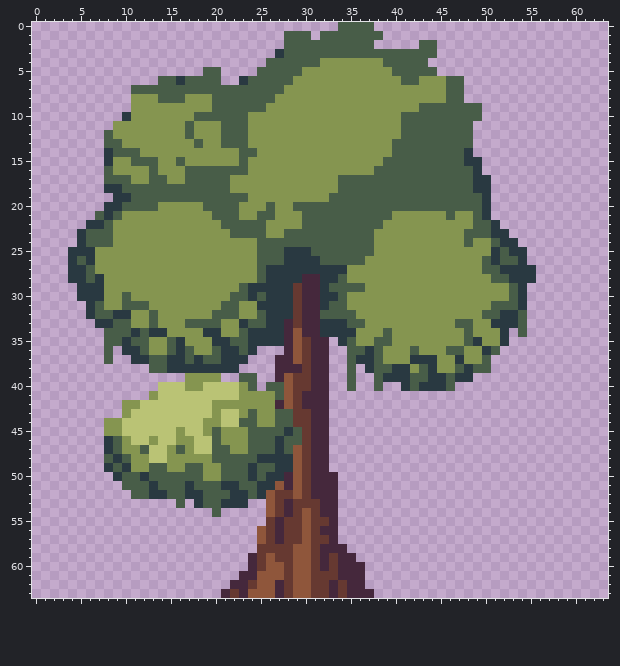
Edited in one commit: pixel-art file (readme_images/example2.aseprite). Above is the file before it was changed.
64x64 pixels, 1 frame.
The same view after the edit:
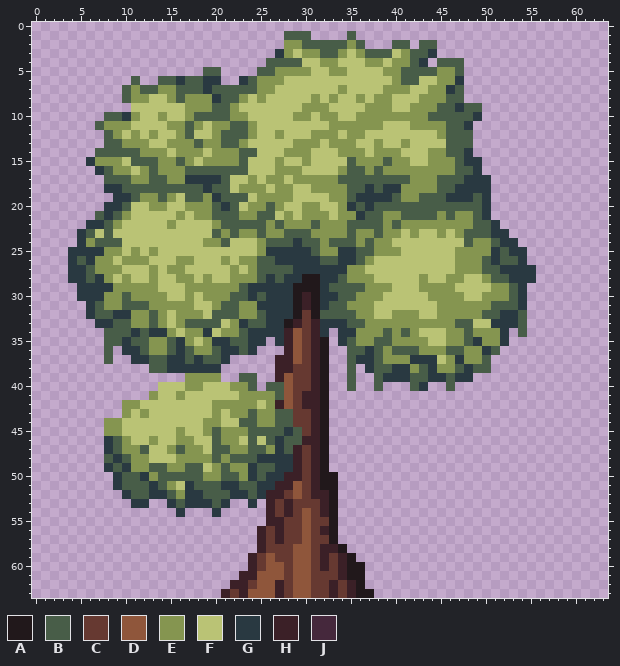
Palette (. is transparent): A #21181b  B #485d48  C #663931  D #8f563b  E #859550  F #bac375  G #293941  H #3b2027  J #45283c
What changed:
layer "trunk" added
layer "leaves" added
layer "Layer 1" removed
layer "Layer 2" removed
y 0: x 34..37 BBBB -> ....
y 1: x 32..34 BBB -> ...; x 36..38 BBB -> ...
y 2: x 28..29 BB -> EE; x 35 B -> E; x 37 B -> .; x 40..41 .. -> BB
y 3: x 28..31 BBBB -> EFEE; x 34..36 BBB -> EFE; x 40..41 BB -> FE; x 44 B -> G
y 4: x 30..31 BB -> FF; x 34..36 EEE -> FFF; x 39..41 BBB -> FEE; x 43 B -> G; x 45..47 ... -> BBB
y 5: x 27..29 BBB -> EEE; x 31..32 EE -> FF; x 35..38 EEEE -> FFFF; x 40 B -> E; x 45..47 ... -> EEB
y 6: x 11 . -> B; x 19..20 BB -> GG; x 25..39 BBBBEEEEEEEEEEE -> EEEFFFFFFFFFFFF; x 43..44 EE -> FF; x 46..47 BB -> EG
y 7: x 10..11 .B -> BE; x 14..15 BB -> EE; x 19 B -> G; x 25..33 BBBEEEEEE -> EEFFFFFFF; x 35..38 EEEE -> FFFF; x 42..43 EE -> FF; x 46 B -> G
y 8: x 10 . -> B; x 13..15 EBB -> FFE; x 20 B -> G; x 23..30 BBBBEEEE -> EFEFFFFF; x 32 E -> F; x 34..35 EE -> FF; x 37 E -> F; x 40..42 EEE -> FFF
y 9: x 11..16 EEEEEE -> FFFFFF; x 22..29 BBBBEEEE -> EFFFFFFF; x 33..36 EEEE -> FFFF; x 40..41 EE -> FF; x 43..44 BB -> EE; x 47 B -> G
y 10: x 8..9 .. -> BB; x 12..13 EE -> FF; x 15..16 EE -> FF; x 22..28 BBEEEEE -> EEFFFFF; x 31 E -> F; x 34..35 EE -> FF; x 41..43 BBB -> EEE; x 49 B -> G
y 11: x 7..8 .. -> BE; x 11..14 EEEE -> FFFF; x 19 E -> F; x 21 B -> E; x 25..32 EEEEEEEE -> FFFFFFFF; x 39..45 EEBBBBB -> FFFEEEE; x 48 B -> G
y 12: x 10 E -> F; x 12 E -> F; x 14..15 EE -> FF; x 18..19 EE -> FF; x 25..26 EE -> FF; x 28..30 EEE -> FFF; x 34 E -> F; x 37..45 EEEEBBBBB -> FFFFFFFFE
y 13: x 13..14 EE -> FF; x 23..28 BEEEEE -> EFFFFF; x 32 E -> F; x 36..37 EE -> FF; x 39..45 EBBBBBB -> FFEFFFF
y 14: x 7..8 .G -> BB; x 15 E -> F; x 19 E -> F; x 25..27 EEE -> FFF; x 31..33 EEE -> FFF; x 37 E -> F; x 40..45 BBBBBB -> EFFFEE
y 15: x 6..8 ..G -> GEE; x 10 E -> F; x 18 E -> F; x 24..26 EEE -> FFF; x 28..29 EE -> FF; x 31..35 EEEEE -> FFFFB; x 40..46 BBBBBBB -> EEFFEEE
y 16: x 7 . -> G; x 11 E -> F; x 24..26 EEE -> FFF; x 30..33 EEEE -> FFFF; x 35..36 EE -> BB; x 39..46 BBBBBBBB -> EEEEEEEE
y 17: x 17..20 BBBB -> GGGG; x 22..23 EE -> FF; x 25 E -> F; x 28 E -> F; x 42..44 BBB -> EEE; x 48 B -> G
y 18: x 19 B -> G; x 22 E -> F; x 26 E -> F; x 29..30 EE -> FF; x 34 B -> E; x 37 B -> G; x 39..44 BBBBBB -> GGEEEE; x 47..48 BB -> GG
y 19: x 12..13 BB -> EE; x 15..16 BB -> EF; x 19..20 BB -> EG; x 24 E -> F; x 29..34 EEEEBB -> FFFFEE; x 36..39 BBBB -> GGGG; x 41..42 BB -> EE; x 46..48 BBB -> GGG
y 20: x 11..13 BBB -> FFE; x 15..16 EE -> FF; x 19 B -> E; x 21 B -> G; x 23 E -> F; x 28..35 EBBBBBBB -> FFEEFFEG; x 37 B -> G
y 21: x 11..15 EEEEE -> FFFFF; x 17 E -> F; x 27 E -> F; x 29..36 EBBBBBBB -> FEEEFEEG; x 39 B -> E; x 41..44 EEEE -> BBBB
y 22: x 10..14 EEEEE -> FFFFF; x 16..19 EEEE -> FFFF; x 27 E -> B; x 30 B -> E; x 32..34 BBB -> EEE; x 40 E -> B
y 23: x 7 B -> F; x 9..20 EEEEEEEEEEEE -> FFFFFFFFFFFB; x 23..24 BB -> EE; x 31..34 BBBB -> EEEE; x 36..38 BBE -> EEB; x 41 E -> F; x 43..44 EE -> FF; x 46 E -> F
y 24: x 6 B -> E; x 9..18 EEEEEEEEEE -> BFFFFFFFFF; x 21..25 EEEEB -> BFFFE; x 29 B -> G; x 32 B -> E; x 36 B -> E; x 40..47 EEEEEEEE -> FFFFFFFF
y 25: x 7 E -> G; x 10 E -> F; x 12 E -> F; x 14..27 EEEEEEEEEEEBBB -> FFFFFFFFFFFEGG; x 32..35 BBBB -> EEGG; x 41..46 EEEEEE -> FFFFFF
y 26: x 9 E -> F; x 13..15 EEE -> FFF; x 18..20 EEE -> FFF; x 22 E -> F; x 27 B -> G; x 34..35 BB -> GG; x 38..46 EEEEEEEEE -> FFFFFFFFF
y 27: x 10..12 EEE -> FFF; x 14 E -> F; x 17..21 EEEEE -> FFFFF; x 23 E -> F; x 26..28 GGG -> BBB; x 37..46 EEEEEEEEEE -> FFFFFFFFFF
y 28: x 9 E -> F; x 11..12 EE -> FF; x 14..15 EE -> FF; x 18 E -> F; x 20..21 EE -> FF; x 27 G -> B; x 30..31 JJ -> AA; x 38..42 EEEEE -> FFFFF; x 44..45 EE -> FF; x 48..49 EE -> FF
y 29: x 8 E -> G; x 14..16 EEE -> FFF; x 29..31 CJJ -> AAA; x 40..42 EEE -> FFF; x 47..50 EEEE -> FFFF
y 30: x 15..16 EE -> FF; x 18 E -> F; x 29..31 CJJ -> AHA; x 35 E -> B; x 39..43 EEEEE -> FFFFF; x 48..49 EE -> FF
y 31: x 18..19 EE -> FF; x 29..31 CJJ -> AHA; x 38..44 EEEEEEE -> FFFFFFF
y 32: x 15 E -> F; x 19 E -> F; x 29..31 CJJ -> ACA; x 38..39 EE -> FF; x 43..44 EE -> FF
y 33: x 15 E -> F; x 21 E -> F; x 28..31 JCJJ -> AHCH; x 49..50 EE -> FF
y 34: x 16 E -> F; x 20 G -> F; x 28 J -> H; x 30..31 JJ -> CH; x 33 G -> .; x 41 E -> B; x 43..45 EEE -> FFF
y 35: x 18 E -> F; x 26 G -> .; x 28 J -> H; x 31..32 JJ -> HA; x 44..45 EE -> FF
y 36: x 28 J -> H; x 31..32 JJ -> HA; x 40..41 EE -> BB
y 37: x 22..23 GG -> ..; x 27..28 JJ -> HH; x 31..32 JJ -> HA; x 45 E -> F
y 38: x 21..22 GG -> ..; x 27..29 JJJ -> HHC; x 31..32 JJ -> HA
y 39: x 27 J -> H; x 31..32 JJ -> HA
y 40: x 22 F -> E; x 31..32 JJ -> HA; x 41 G -> .; x 44..45 GG -> ..
y 41: x 16 F -> E; x 30..32 JJJ -> HHA
y 42: x 25 E -> F; x 27 J -> H; x 30..32 JJJ -> HHA
y 43: x 12 F -> E; x 22 F -> E; x 31..32 JJ -> HA
y 44..45: x 31..32 JJ -> HA
y 46: x 23 E -> F; x 25 B -> F; x 30..32 CJJ -> HHA
y 47: x 18 F -> E; x 26 B -> E; x 29 D -> H; x 31..32 JJ -> HA
y 48: x 15 E -> F; x 21 B -> E; x 29 D -> H; x 31..32 JJ -> HA
y 49: x 19 E -> F; x 22..23 BB -> EE; x 29 D -> H; x 31..32 JJ -> HA
y 50: x 13 B -> E; x 23 B -> E; x 28..29 JD -> HH; x 31..33 JJJ -> HAA
y 51: x 9 . -> G; x 15..16 BB -> EF; x 27..28 DJ -> HH; x 31..33 JJJ -> HAA
y 52: x 10 . -> G; x 16 B -> E; x 26..27 DC -> HH; x 31..33 JJJ -> HHA
y 53: x 11..12 .. -> GG; x 15 . -> G; x 17 . -> G; x 19 B -> G; x 22..24 GG. -> ..G; x 26 D -> H; x 28 J -> H; x 32..33 JJ -> HA
y 54: x 16 . -> G; x 20 B -> G; x 26 D -> H; x 28 J -> H; x 32..33 JJ -> HA
y 55: x 26..27 CJ -> HH; x 33 J -> A
y 56: x 25 D -> H; x 27 J -> H; x 32..33 JJ -> HA
y 57: x 25 D -> H; x 27 J -> H; x 33 J -> A
y 58: x 25 C -> H; x 32..34 JJJ -> HHA
y 59: x 24 J -> H; x 32 J -> H; x 34..35 JJ -> HA
y 60: x 24 J -> H; x 32 J -> H; x 34..36 JJJ -> HAA
y 61: x 23..24 JJ -> HH; x 34..36 JJJ -> HAA
y 62: x 22..23 JJ -> HH; x 27 J -> H; x 33 J -> H; x 35..36 JJ -> HA
y 63: x 21 J -> H; x 23 J -> H; x 27 J -> H; x 33 J -> H; x 35..37 JJJ -> HAA
Where, in picture pixels (left, top, right, bottom), the same in both pictures:
changed: (86, 22, 491, 598)
